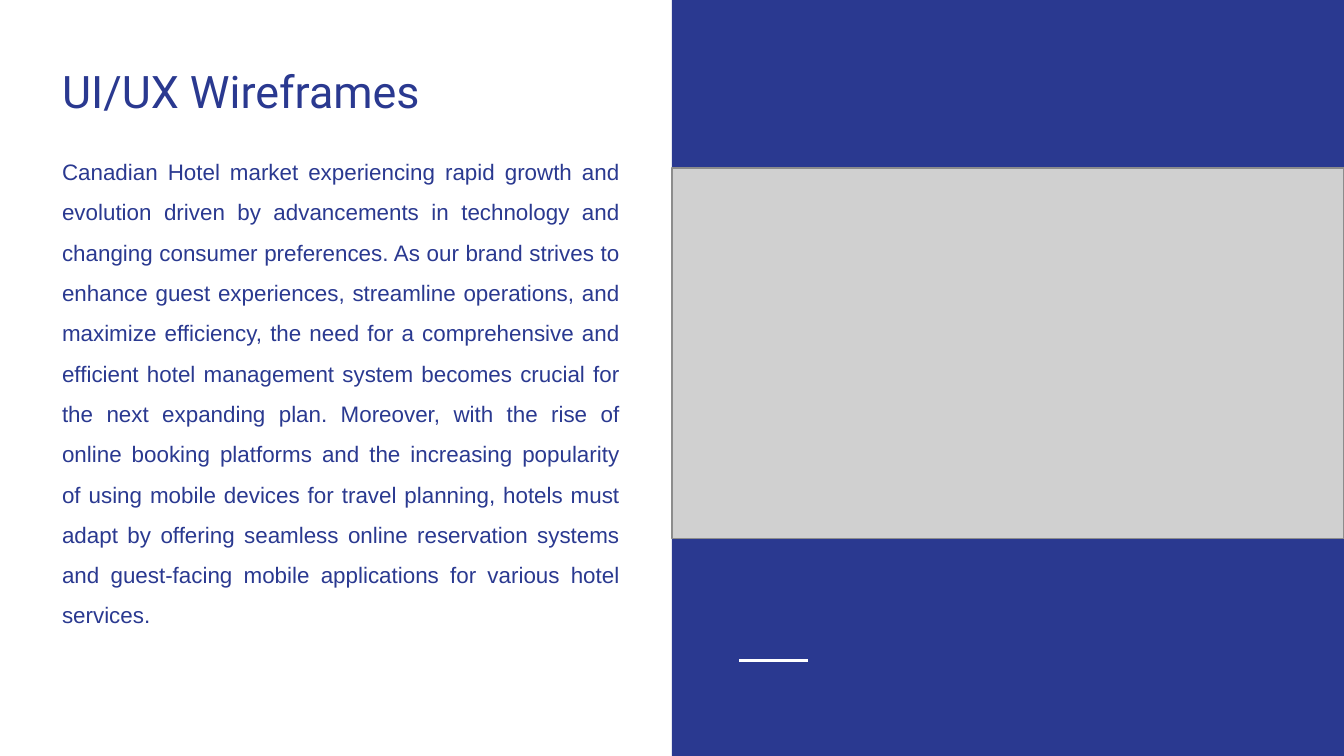
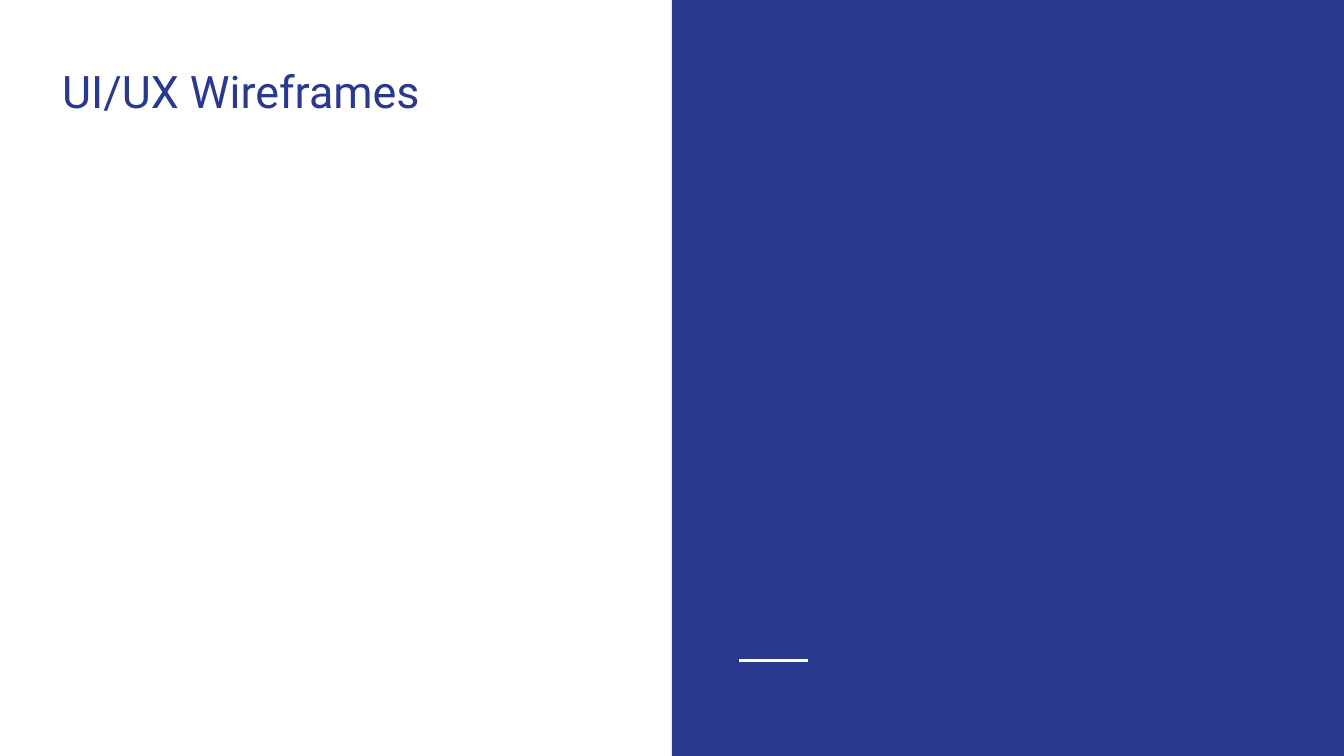
Before and after one commit to yfeng445/NEU, a slide deck: slide 5 of 1/INFO 5100/Asmts/Group Assignment 1/Deliverables/Presentation.pptx. Drawn at 1344x756 pixels with LibreOffice and Linux fonts; fonts in the diff are those of the drawing; grey boxes stand for pictures. Boxes give left, top, right and bottom in pixels: in the first picture for what was removed or moved away, otherwise in the second. Text is boxed around its words. In the diff, an @@ line names an element or a change of style, - is before the commit and + after.

```diff
--- a/1/INFO 5100/Asmts/Group Assignment 1/Deliverables/Presentation.pptx
+++ b/1/INFO 5100/Asmts/Group Assignment 1/Deliverables/Presentation.pptx
@@ text removed at (62,163,620,624) @@
-Canadian Hotel market experiencing rapid growth and evolution driven by advancements in technology and changing consumer preferences. As our brand strives to enhance guest experiences, streamline operations, and maximize efficiency, the need for a comprehensive and efficient hotel management system becomes crucial for the next expanding plan. Moreover, with the rise of online booking platforms and the increasing popularity of using mobile devices for travel planning, hotels must adapt by offering seamless online reservation systems and guest-facing mobile applications for various hotel services.
@@ picture removed at (672,168,1344,539) @@
```
Also in this commit, not shown: 3 other slides changed, 1 slide added, 8 other files.
